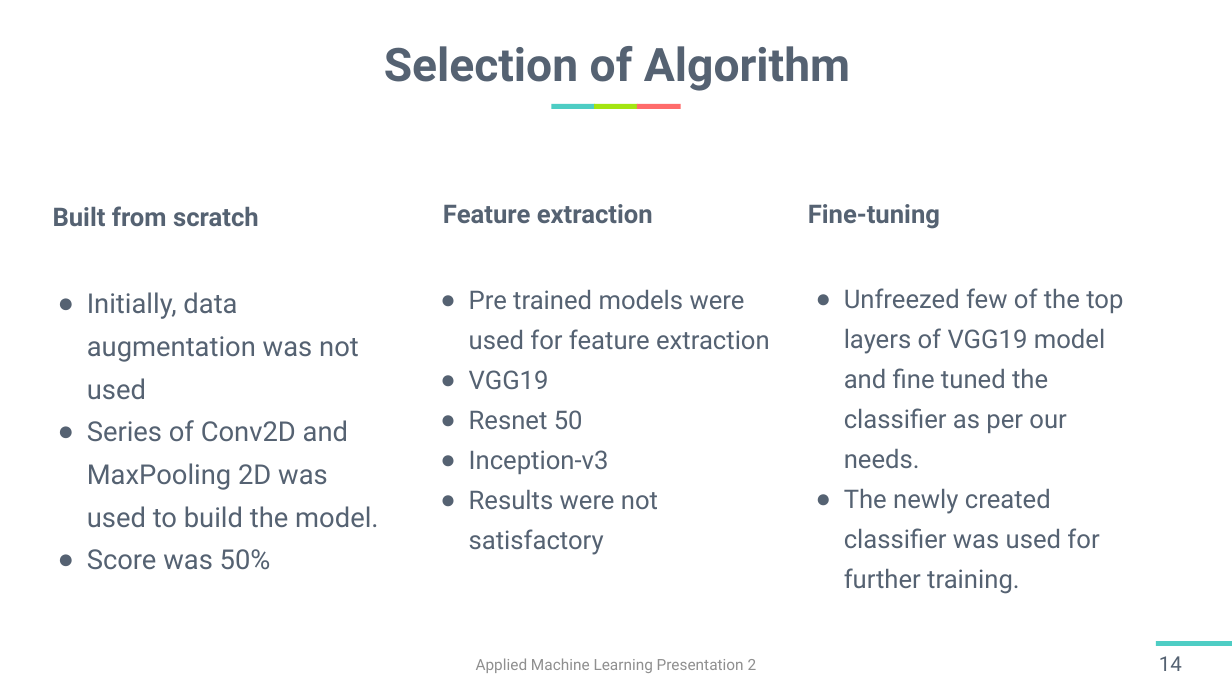
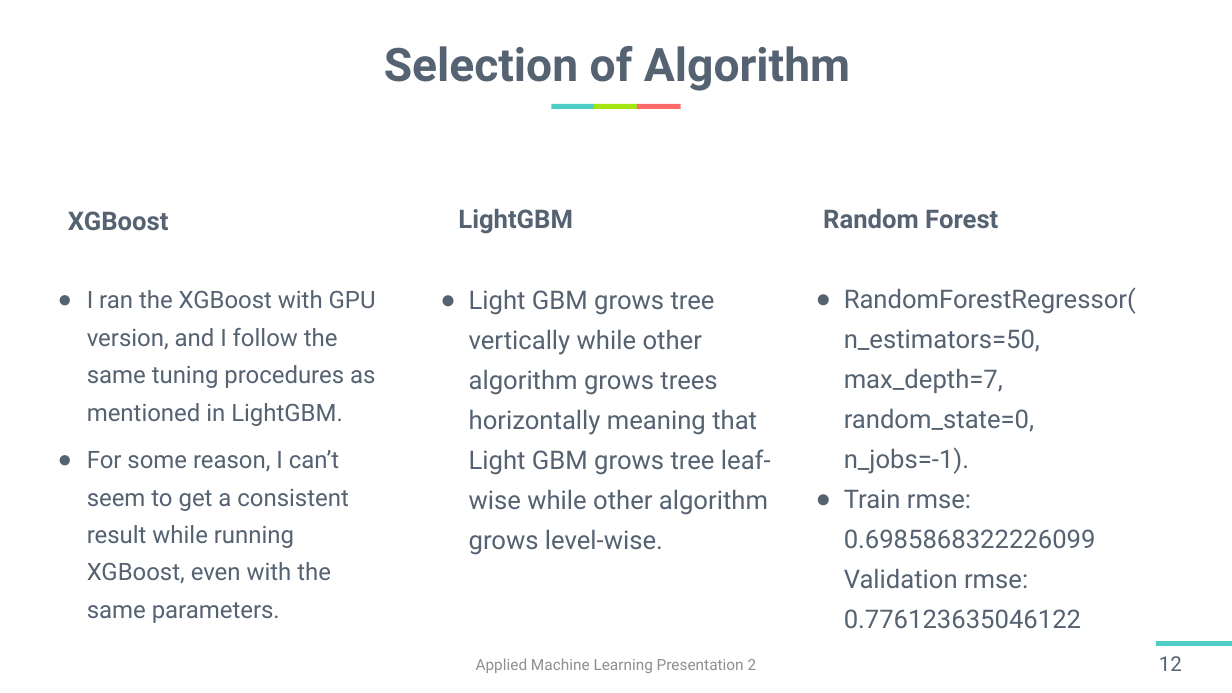
Before and after one commit to harshitsinghai77/garden-nerd-flower-recognition-data-science-competition, a slide deck: slide 12 of Team02_HarshitSinghai_147_0910_B2B5.pptx (slide 14 before the commit). Drawn at 1232x693 pixels with LibreOffice and Linux fonts; fonts in the diff are those of the drawing. Boxes give left, top, right and bottom in pixels: in the first picture for what was removed or moved away, otherwise in the second. Text is boxed around its words. In the diff, an @@ line names an element or a change of style, - is before the commit and + after.

```diff
--- a/Team02_HarshitSinghai_147_0910_B2B5.pptx
+++ b/Team02_HarshitSinghai_147_0910_B2B5.pptx
@@ text at bbox=[458, 208, 573, 234]: text changed @@
-Feature extraction
+LightGBM
@@ text at bbox=[823, 208, 998, 228]: text changed @@
-Fine-tuning
+Random Forest
@@ text at bbox=[68, 211, 169, 230]: text changed @@
-Built from scratch
+XGBoost
@@ text at bbox=[87, 290, 376, 623]: text changed; size 32 to 28 pt @@
-● Initially, data augmentation was not used
-● Series of Conv2D and MaxPooling 2D was used to build the model.
-● Score was 50%
+● I ran the XGBoost with GPU version, and I follow the same tuning procedures as mentioned in LightGBM.
+● For some reason, I can’t seem to get a consistent result while running XGBoost, even with the same parameters.
@@ text at bbox=[469, 289, 771, 555]: text changed @@
-● Pre trained models were used for feature extraction
-● VGG19
-● Resnet 50
-● Inception-v3
-● Results were not satisfactory
+● Light GBM grows tree vertically while other algorithm grows trees horizontally meaning that Light GBM grows tree leaf-wise while other algorithm grows level-wise.
@@ text at bbox=[844, 287, 1136, 628]: text changed @@
-● Unfreezed few of the top layers of VGG19 model and fine tuned the classifier as per our needs.
-● The newly created classifier was used for further training.
+● RandomForestRegressor(n_estimators=50, max_depth=7, random_state=0, n_jobs=-1).
+● Train rmse: 0.6985868322226099 Validation rmse: 0.776123635046122
@@ page number at bbox=[1159, 656, 1182, 671]: text changed @@
-14
+12
```
Also in this commit, not shown: 7 other slides changed, 3 slides added, 10 slides removed.
